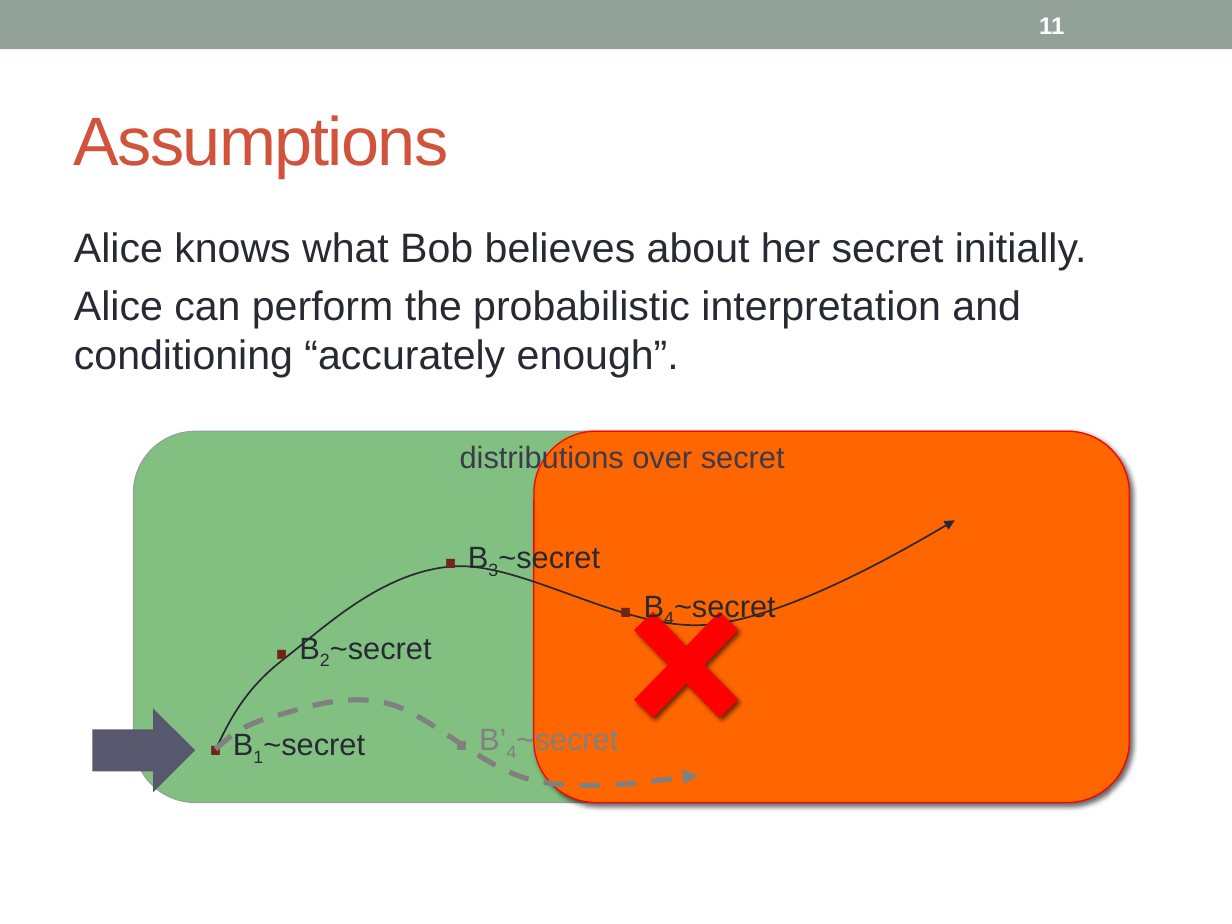
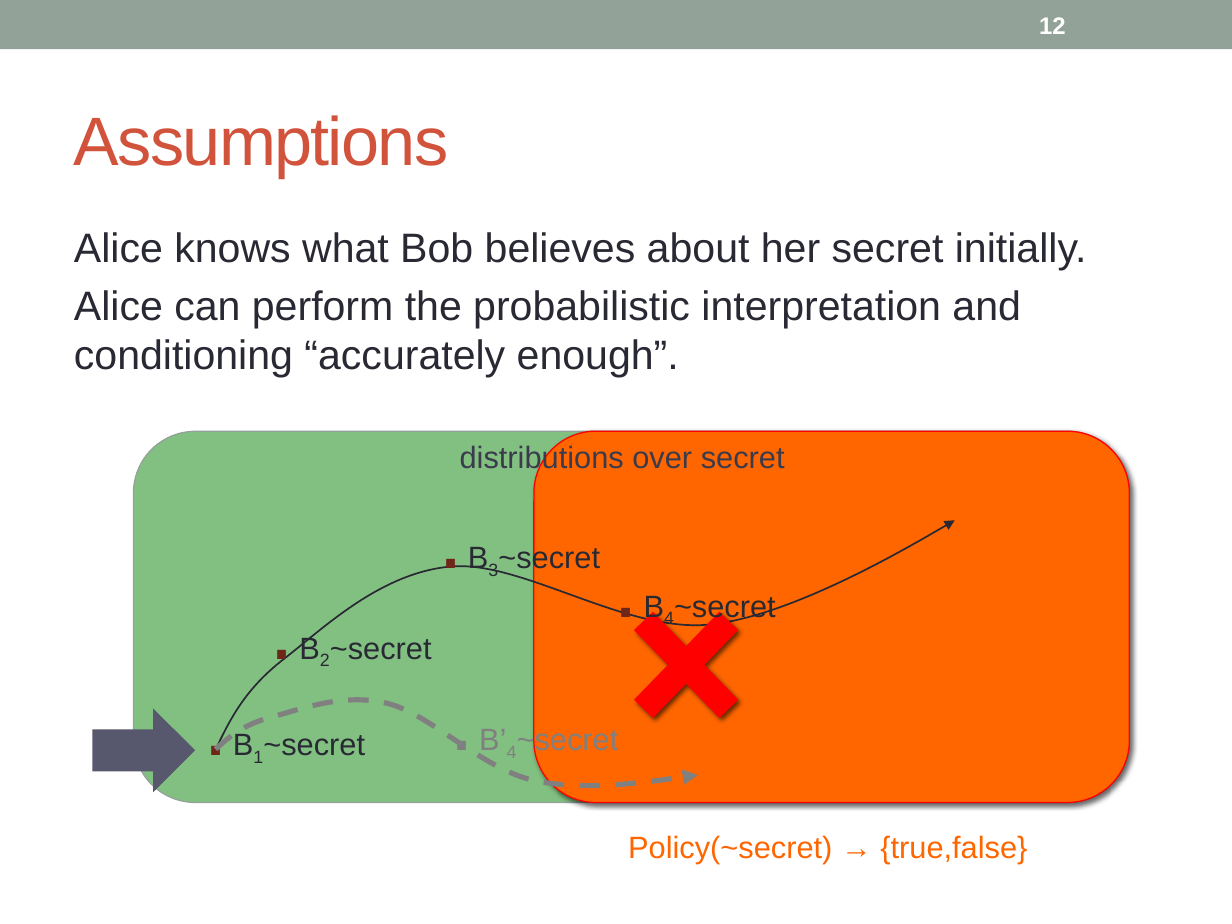
Before and after one commit to piotrm0/ppw12, a slide deck: slide 12 of pres/ppw12-pres.pptx (slide 11 before the commit). Drawn at 1232x924 pixels with LibreOffice and Linux fonts; fonts in the diff are those of the drawing. Boxes give left, top, right and bottom in pixels: in the first picture for what was removed or moved away, otherwise in the second. Text is boxed around its words. In the diff, an @@ line names an element or a change of style, - is before the commit and + after.

```diff
--- a/pres/ppw12-pres.pptx
+++ b/pres/ppw12-pres.pptx
@@ page number at [1039, 17, 1066, 34]: text changed @@
-11
+12
@@ text added at [628, 835, 1027, 863], 18 pt, text #FF6600 @@
+Policy(~secret) → {true,false}
```
Also in this commit, not shown: 7 other slides changed, 2 slides added.
